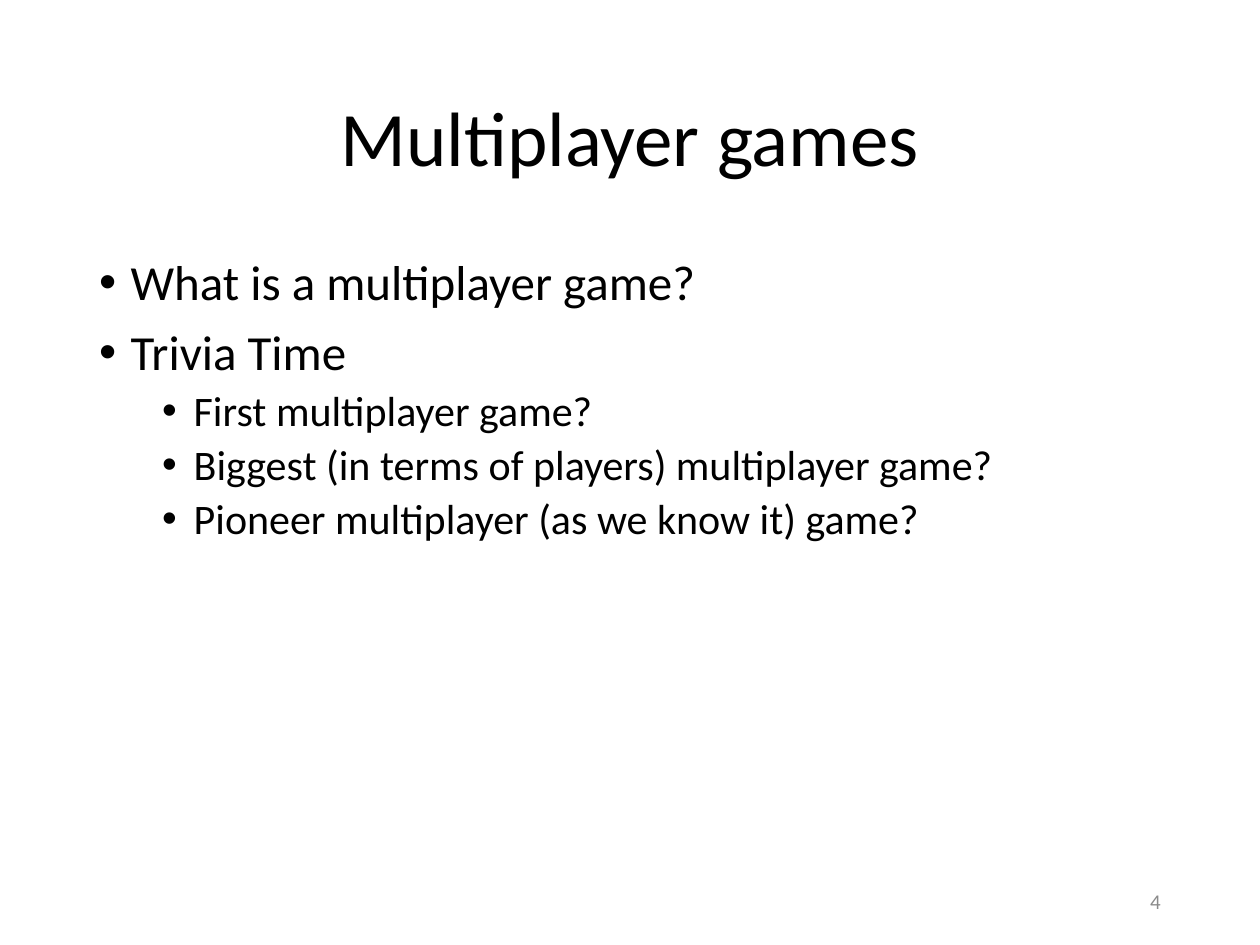
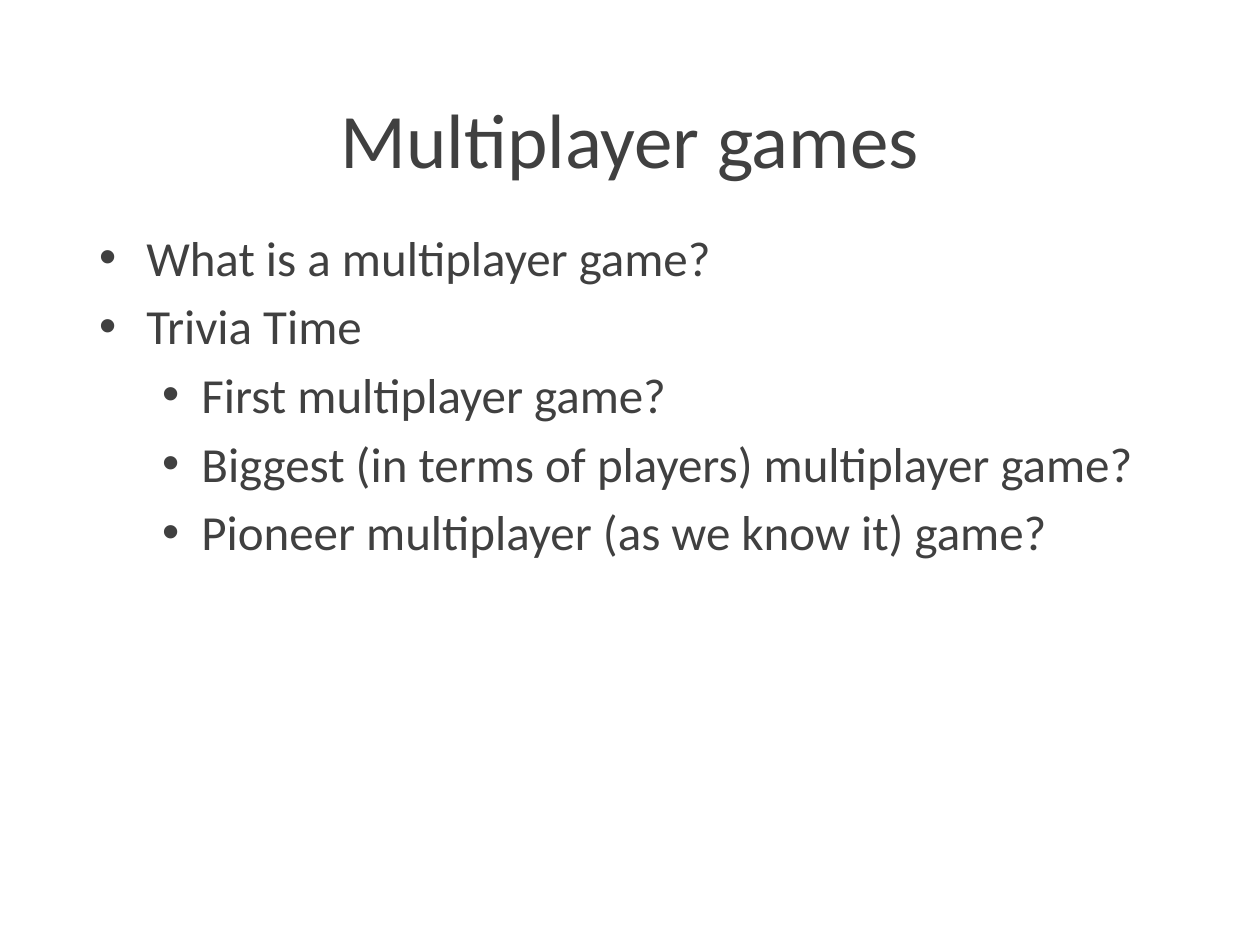
Before and after one commit to Lotti/codemotion2015, a slide deck: slide 4 of slides/slides.pptx. Drawn at 1260x945 pixels with LibreOffice and Linux fonts; fonts in the diff are those of the drawing; background and template pictures are left out. Boxes give left, top, right and bottom in pixels: in the first picture for what was removed or moved away, otherwise in the second. Text is boxed around its words. In the diff, an @@ line names an element or a change of style, - is before the commit and + after.

```diff
--- a/slides/slides.pptx
+++ b/slides/slides.pptx
@@ title "Multiplayer games" at [340, 114, 918, 182]: text colour #000000 to #404040; line spacing 0.9 to 1; vertical alignment middle to top @@
@@ text "What is a multiplayer game?": place and size @@
-text "What is a multiplayer game?" at [131, 266, 992, 542]
+text "What is a multiplayer game?" at [146, 242, 1133, 559]
@@ text "What is a multiplayer game?" at [146, 242, 1133, 559]: text colour #000000 to #404040; size 24 to 28 pt in "First multiplayer game?", "Biggest (in terms of players) multiplayer game?", "Pioneer multiplayer (as we know it) game?"; indent changed; line spacing 0.9 to 1; less space between paragraphs @@
@@ page number removed at [1150, 895, 1161, 909] @@
-4
```
Also in this commit, not shown: 12 other slides changed, 1 slide added, 19 slides removed, 11 other files.
